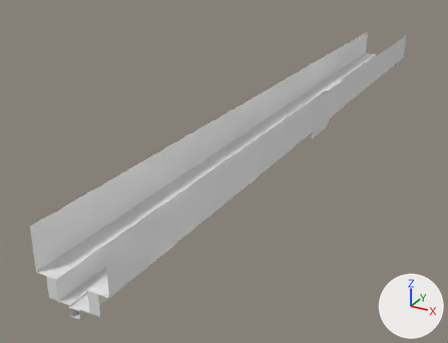
Renders of the FBX model Assets/Environment/LushBridge.fbx from each side of a commit.
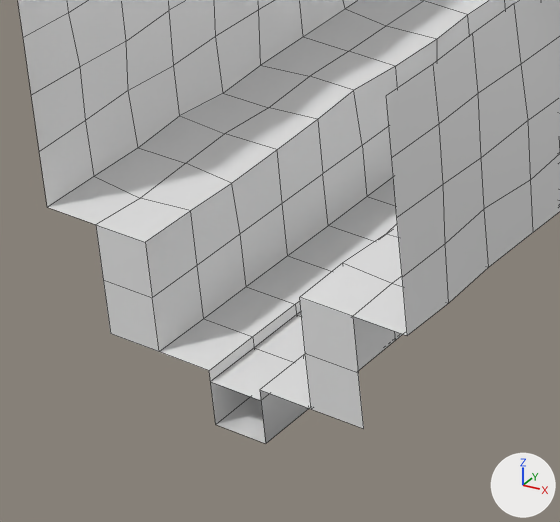
There are two pictures of each version: one whole from a 50 mm camera at (28.5, -33.5, 28.1) aimed at (-6.5, 30.2, -3.8), one close up on the part from 6% to 31% of the width and 67% to 98% of the height. Every picture has the same lights, and +X, +Y and +Z are marked at lower right. The close-ups show mesh edges as thin lines. Where no turn or scale is listed for an object, it has been applied to the vertices.

The first close-up shows 'Corridor2'.
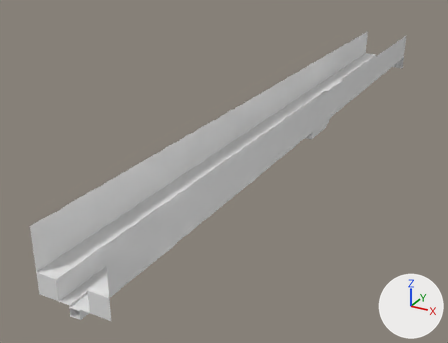
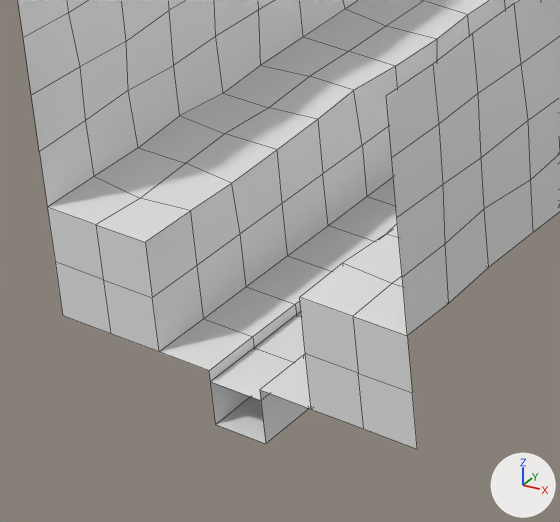
What differs and where, as boxes (x1, y1, x2, y2) in the close-ups (560 x 522 px):
'Corridor2', reshaped
    before: (18, 0, 560, 444)
    after: (18, 0, 560, 449)
part 1 of me_plane_006, added
    after: (47, 207, 417, 449)

Patch to the scene script:
```diff
--- a/Assets/Environment/LushBridge.fbx.py
+++ b/Assets/Environment/LushBridge.fbx.py
@@ me_plane_006 @@
 me_plane_006.from_pydata(...)  # 2092 vertices, 1904 faces; spans x -3.6..3.6, y -5.0..79.0, z -1.0..6.1
 # used by ob_corridor2; location = (0.0, 0.0, 0.0)
 # verts and faces of me_plane_006; kept vertices keep their numbers, new ones are numbered from 2092
 # before: 39 (-3.5, -5.0, 2.0) at pixel (47, 207), 41 (-2.5, -5.0, 2.0) at pixel (95, 224), 77 (2.5, -5.0, 2.0) at pixel (352, 316), 84 (3.5, -5.0, 2.0) at pixel (407, 335), 140 (-2.5, -5.0, 1.0) at pixel (103, 279)
 # before: 157 (-2.5, -5.0, 0.0) at pixel (110, 333), 168 (2.5, -5.0, 0.0) at pixel (363, 428), 169 (2.5, -5.0, 1.0) at pixel (358, 373), 400 (2.5, 79.0, 1.0), 401 (2.5, 79.0, 0.0)
 # before: 1009 (2.5, 79.0, 2.0), 1240 (3.5, 79.0, 2.0), 1317 (-2.5, 79.0, 0.0), 1318 (-2.5, 79.0, 1.0), 1625 (-3.5, 79.0, 2.0)
 # before: 1626 (-2.5, 79.0, 2.0)
+# me_plane_006 part 1
+for new, old in zip([*range(2092, 2096)], [168, 169, 400, 401]): verts[new] = verts[old] + (1.0, 0.0, 0.0)
+for new, old in zip([*range(2096, 2100)], [140, 157, 1317, 1318]): verts[new] = verts[old] + (-1.0, 0.0, 0.0)
+faces += [(400, 1009, 1240, 2094), (400, 2094, 2095, 401), (1317, 2098, 2099, 1318), (1318, 2099, 1625, 1626), (140, 2096, 2097, 157), (39, 2096, 140, 41)]  # mat_floor (white #e7e7e7)
+faces += [(77, 169, 2093, 84), (168, 2092, 2093, 169)]  # mat_floor (white #e7e7e7)
 me_plane_006.materials.append(mat_floor)
```
